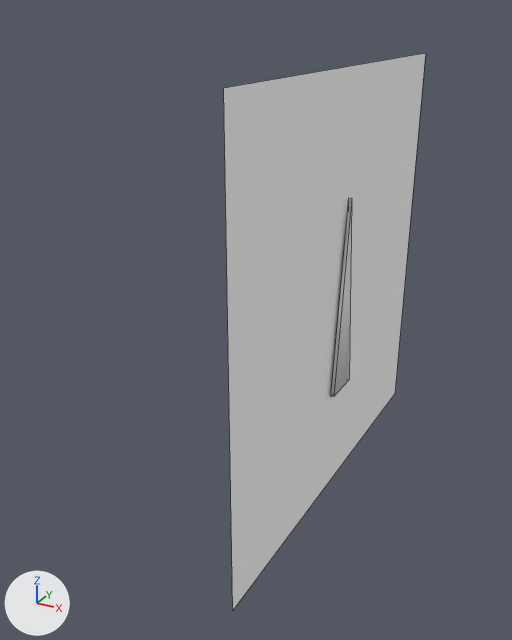
An edit to the Blender file dev/blender/instruments/vac.blend, drawn before and after from the same camera.
The view is the same before and after, from a 50 mm lens placed at (-0.3512, -0.4606, 0.0686), pointed at (-0.3663, -0.4331, 0.0549). Lighting does not change. The marker at lower left points along +X, +Y and +Z. Mesh edges are drawn as thin lines.

Names of what the first picture shows: 'VacFace', 'VacNeedle'.
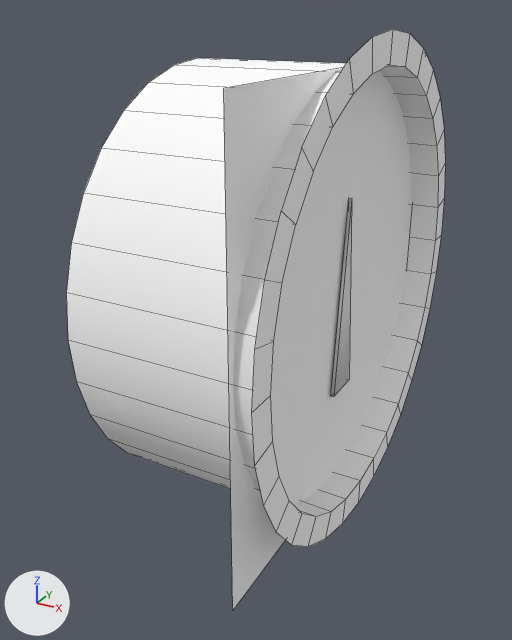
The newer file is also turned or shifted as a whole; pictures and numbers use the older file's frame.

Where the change shows, as pixel boxes (x1, y1, x2, y2) in the pictures (512 x 640 px):
'Case', added: after (67, 29, 445, 547)

The change, as a diff of the scene's bpy script:
```diff
--- a/dev/blender/instruments/vac.blend.py
+++ b/dev/blender/instruments/vac.blend.py
@@ mat_material @@
+mat_material = diffuse_material('Material')
+mat_material.base_color = (1.0, 1.0, 1.0)  # white #ffffff
@@ me_circle_003 @@
+me_circle_003.from_pydata(...)  # 133 vertices, 64 faces, 1 loose edge; spans x -0.0165..0.0165, y -0.04..0.04, z -0.04..0.04
+me_circle_003.polygons.foreach_set('use_smooth', [True] * 64)
+me_circle_003.materials.append(mat_material)  # its picture is missing
@@ ob_case @@
+ob_case = bpy.data.objects.new('Case', me_circle_003)
+ob_case.location = (-0.36536, -0.43178, 0.05653)
+ob_case.scale = (0.284, 0.284, 0.284)
+ob_case.show_transparent = True
```
